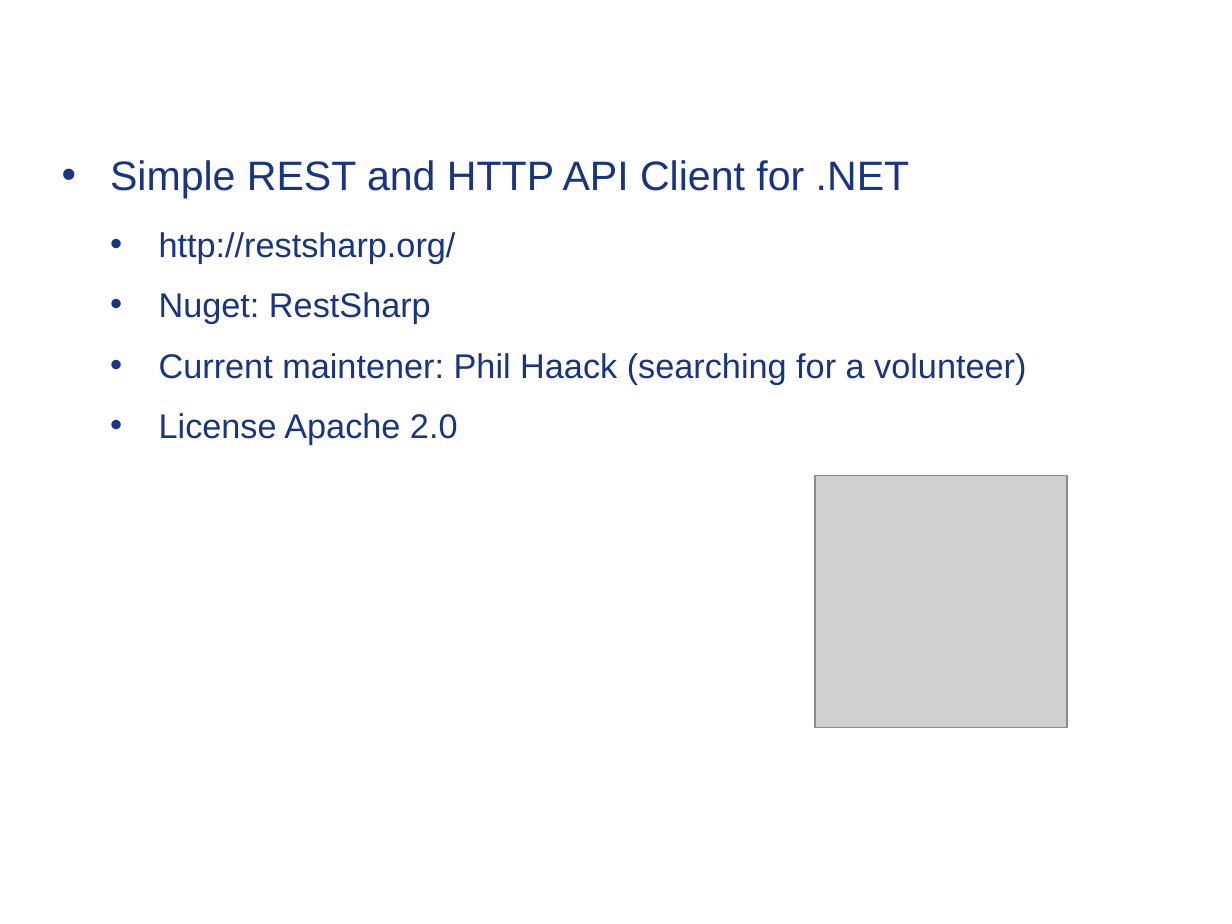
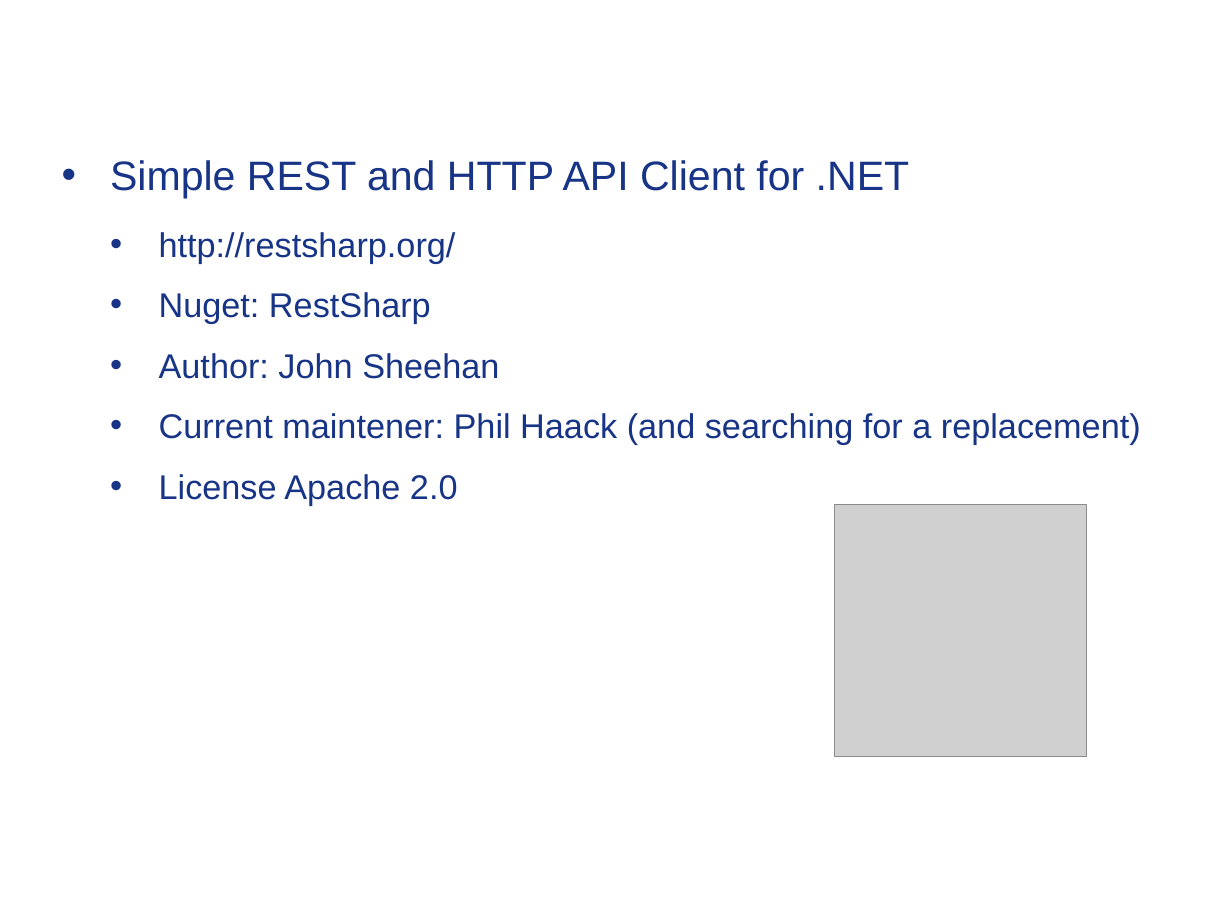
Before and after one commit to Timothep/MarathonWOShoes, a slide deck: slide 27 of BarefootMarathon.odp. Drawn at 1232x924 pixels with LibreOffice and Linux fonts; fonts in the diff are those of the drawing; grey boxes stand for pictures; background and template pictures are left out. Boxes give left, top, right and bottom in pixels: in the first picture for what was removed or moved away, otherwise in the second. Text is boxed around its words. In the diff, an @@ line names an element or a change of style, - is before the commit and + after.

Commit message:
Restsharp complete first path

```diff
--- a/BarefootMarathon.odp
+++ b/BarefootMarathon.odp
@@ text at (159,353,1141,445): text changed @@
-  • Current maintener: Phil Haack (searching for a volunteer)
+  • Author: John Sheehan
+  • Current maintener: Phil Haack (and searching for a replacement)
@@ picture: place and size @@
-picture at (816,476,1068,728)
+picture at (834,505,1087,758)
```
Also in this commit, not shown: 7 other slides changed, 1 slide removed, 1 other file.
